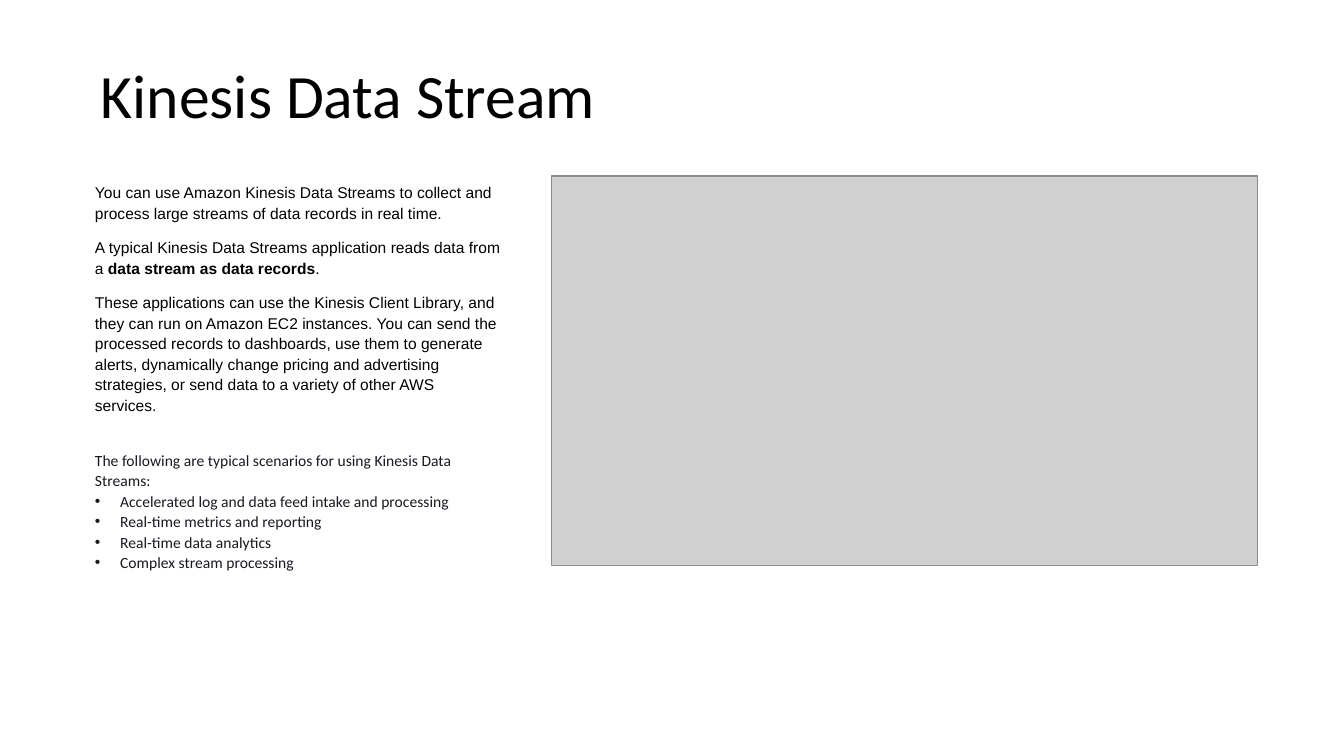
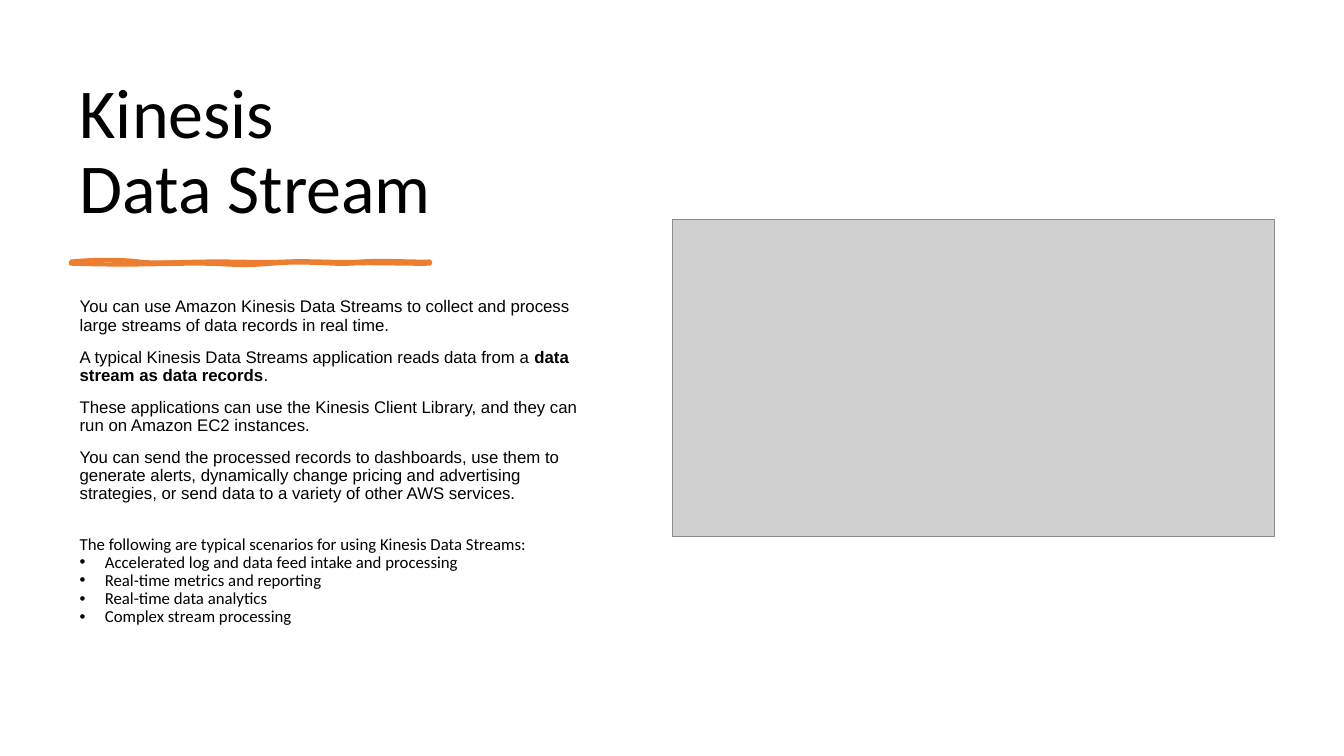
Before and after one commit to IlyaChakun/aws-iba-courses, a slide deck: slide 3 of lecture-materials/Analytics/Kinesis/Kinesis.pptx (slide 2 before the commit). Drawn at 1344x756 pixels with LibreOffice and Linux fonts; fonts in the diff are those of the drawing; grey boxes stand for pictures. Boxes give left, top, right and bottom in pixels: in the first picture for what was removed or moved away, otherwise in the second. Text is boxed around its words. In the diff, an @@ line names an element or a change of style, - is before the commit and + after.

```diff
--- a/lecture-materials/Analytics/Kinesis/Kinesis.pptx
+++ b/lecture-materials/Analytics/Kinesis/Kinesis.pptx
@@ title "Kinesis Data Stream": place and size @@
-title "Kinesis Data Stream" at <box>101,75,595,119</box>
+title "Kinesis Data Stream" at <box>80,90,431,214</box>
@@ title "Kinesis Data Stream" at <box>80,90,431,214</box>: size 44 to 50 pt; vertical alignment middle to bottom @@
@@ picture: place and size @@
-picture at <box>552,176,1258,566</box>
+picture at <box>673,220,1274,537</box>
@@ freeform shape added at <box>71,262,430,264</box>, fill #ED7D31, outline #ED7D31 3 pt @@
@@ text "You can use Amazon Kinesis ...": place and size @@
-text "You can use Amazon Kinesis ..." at <box>95,186,500,571</box>
+text "You can use Amazon Kinesis ..." at <box>80,300,577,625</box>
@@ text at <box>80,300,570,625</box>: size 11.1 to 12 pt in "You can use Amazon Kinesis Data Streams ...", "A typical Kinesis Data Streams application reads ...", "The following are typical scenarios for using ...", "Accelerated log and data feed intake and ..." and 3 more places; text colour #16191F to #000000 in "The following are typical scenarios for using ...", "Accelerated log and data feed intake and ...", "Real-time metrics and reporting", "Real-time data analytics" and 1 more places; line spacing 1.1 to 0.9 @@
@@ text at <box>80,401,577,503</box>: text changed; size 11.1 to 12 pt @@
-These applications can use the Kinesis Client Library, and they can run on Amazon EC2 instances. You can send the processed records to dashboards, use them to generate alerts, dynamically change pricing and advertising strategies, or send data to a variety of other AWS services.
+These applications can use the Kinesis Client Library, and they can run on Amazon EC2 instances.
+You can send the processed records to dashboards, use them to generate alerts, dynamically change pricing and advertising strategies, or send data to a variety of other AWS services.
```
Also in this commit, not shown: 12 other slides changed, 6 slides added, 2 slides removed.
